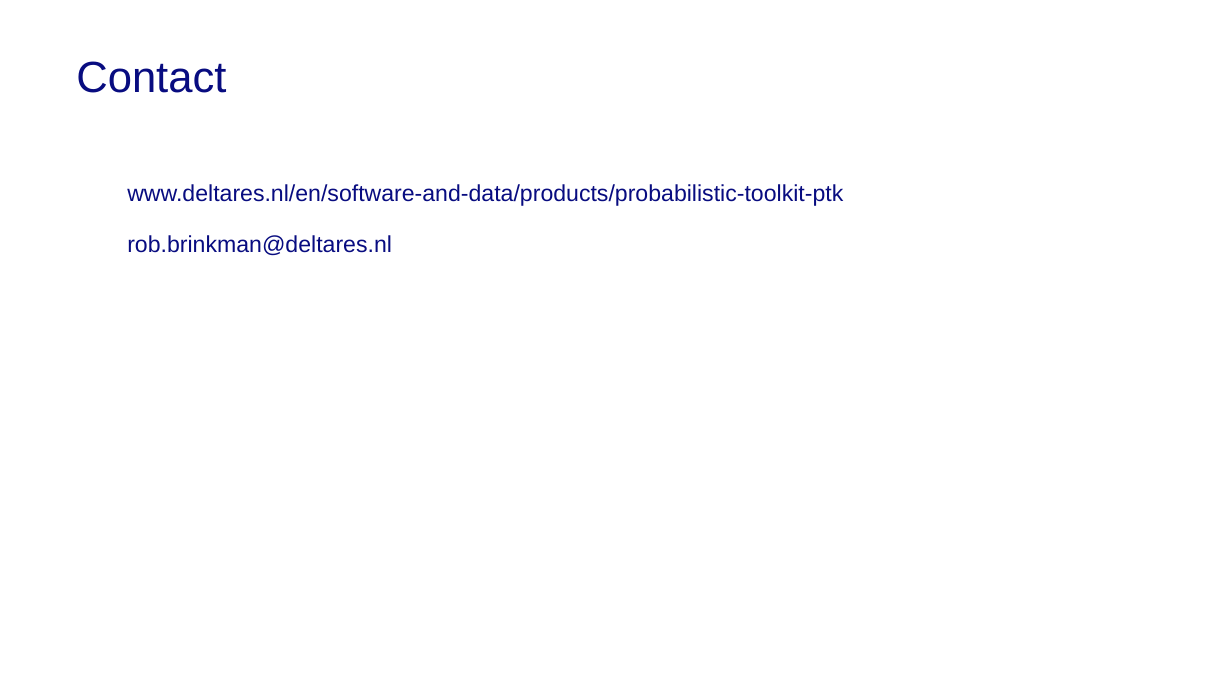
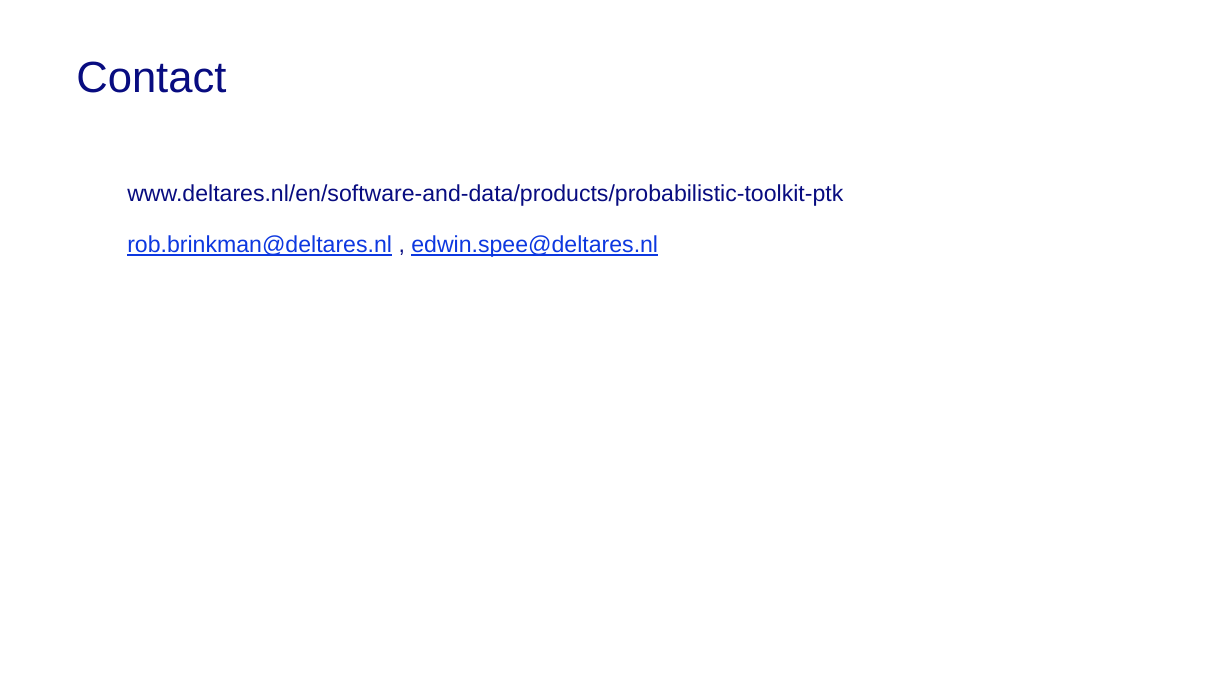
Before and after one commit to Deltares/ProbabilisticLibrary, a slide deck: slide 12 of doc/presentations/Probabilistic Library GFS 2 okt 2024.pptx (slide 11 before the commit). Drawn at 1232x693 pixels with LibreOffice and Linux fonts; fonts in the diff are those of the drawing; background and template pictures are left out. Boxes give left, top, right and bottom in pixels: in the first picture for what was removed or moved away, otherwise in the second. Text is boxed around its words. In the diff, an @@ line names an element or a change of style, - is before the commit and + after.

```diff
--- a/doc/presentations/Probabilistic Library GFS 2 okt 2024.pptx
+++ b/doc/presentations/Probabilistic Library GFS 2 okt 2024.pptx
@@ text at (127, 235, 658, 257): text changed; text colour #080C80 to #0D38E0 @@
-rob.brinkman@deltares.nl
+rob.brinkman@deltares.nl , edwin.spee@deltares.nl
```
Also in this commit, not shown: 2 other slides changed, 1 slide added.
